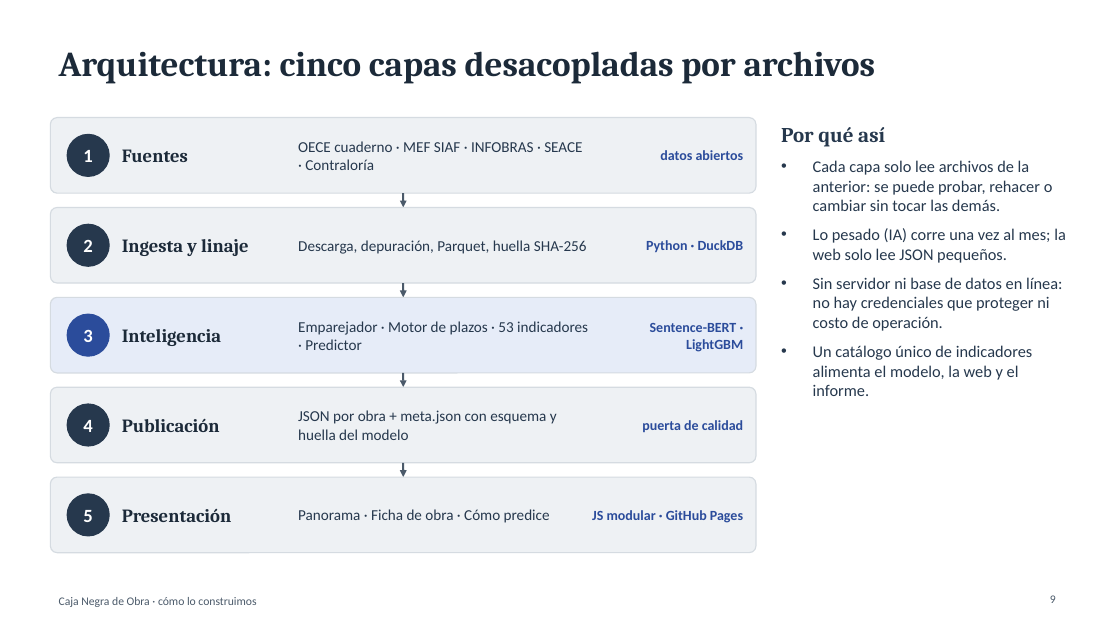
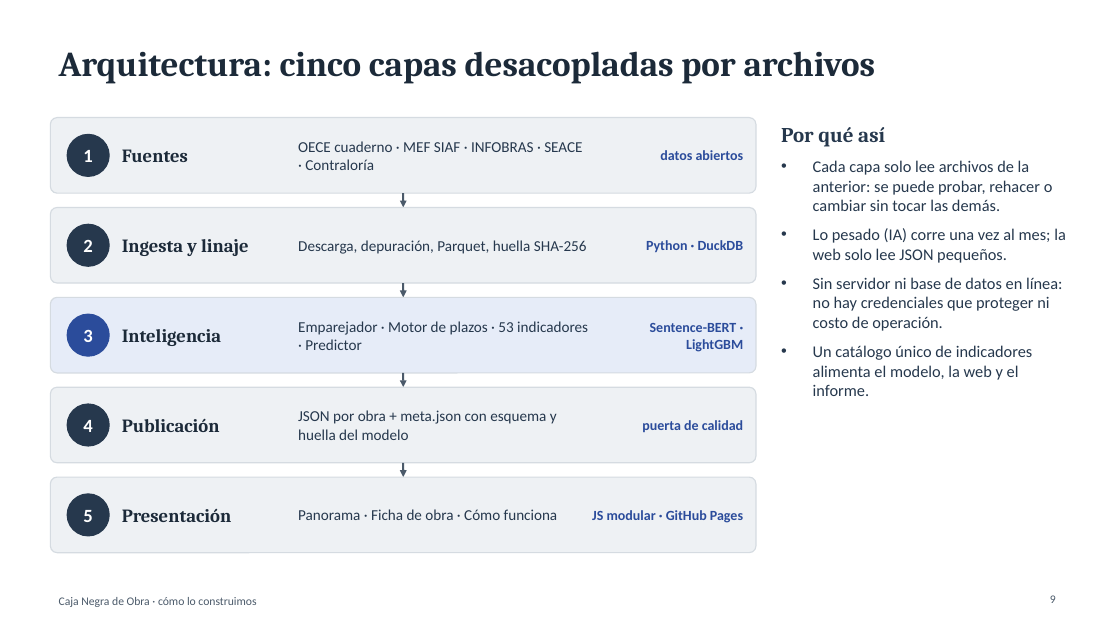
Before and after one commit to OwerLopez/caja-negra-obras, a slide deck: slide 9 of diapositivas/Caja_Negra_de_Obra.pptx. Drawn at 1120x630 pixels with LibreOffice and Linux fonts; fonts in the diff are those of the drawing. Boxes give left, top, right and bottom in pixels: in the first picture for what was removed or moved away, otherwise in the second. Text is boxed around its words. In the diff, an @@ line names an element or a change of style, - is before the commit and + after.

Commit message:
feat(web): make every screen understandable for citizens and experts
- 'Cómo funciona' (was 'Cómo predice') opens with a plain-language part:
  four steps, how to read a probability, how reliable it is and what it
  does not do; the technical detail follows under 'Para especialistas'
- guided tour on every screen and inside every tab of the obra page
  (switches tabs and opens a query to show its logbook entry), with a
  first-visit invitation per screen
- legend dialog with every color and symbol; '?' definitions on table headers
- obra key indicators list only real values and one line for missing data
- refreshed screenshots, informe and both decks; script for the
  'cómo lo construimos' deck built by the same config-driven generator

```diff
--- a/diapositivas/Caja_Negra_de_Obra.pptx
+++ b/diapositivas/Caja_Negra_de_Obra.pptx
@@ text at [298,509,558,520]: text changed @@
-Panorama · Ficha de obra · Cómo predice
+Panorama · Ficha de obra · Cómo funciona
```
Also in this commit, not shown: 1 other slide changed, 41 other files.
